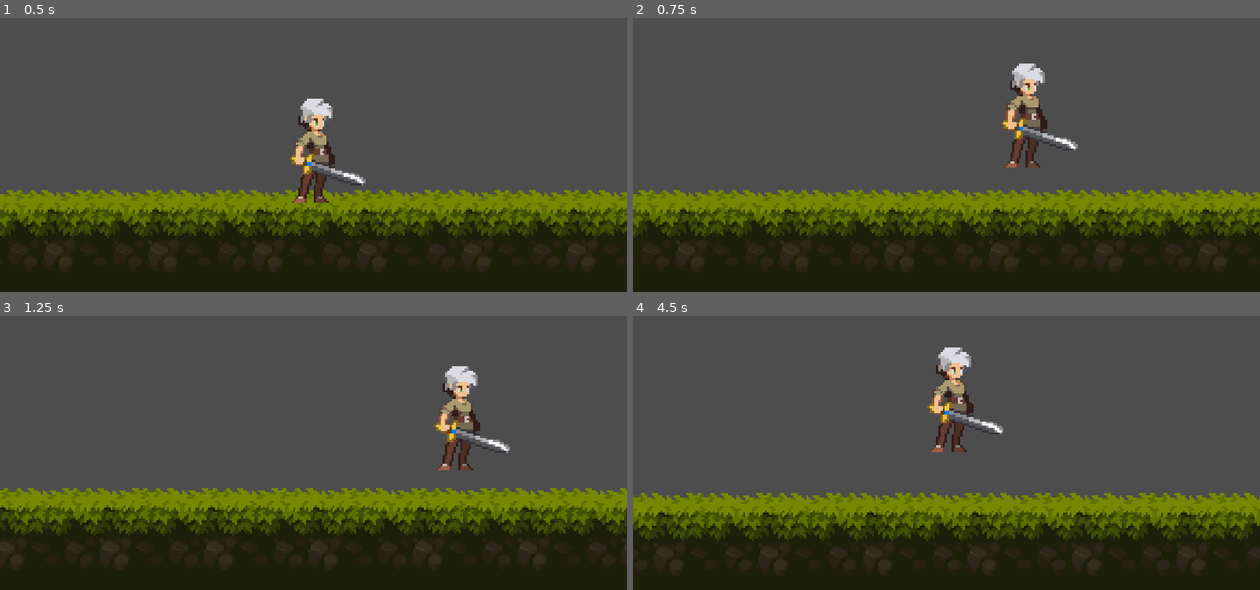
Above: before the commit, frames 1-4 (two rows, left to right).
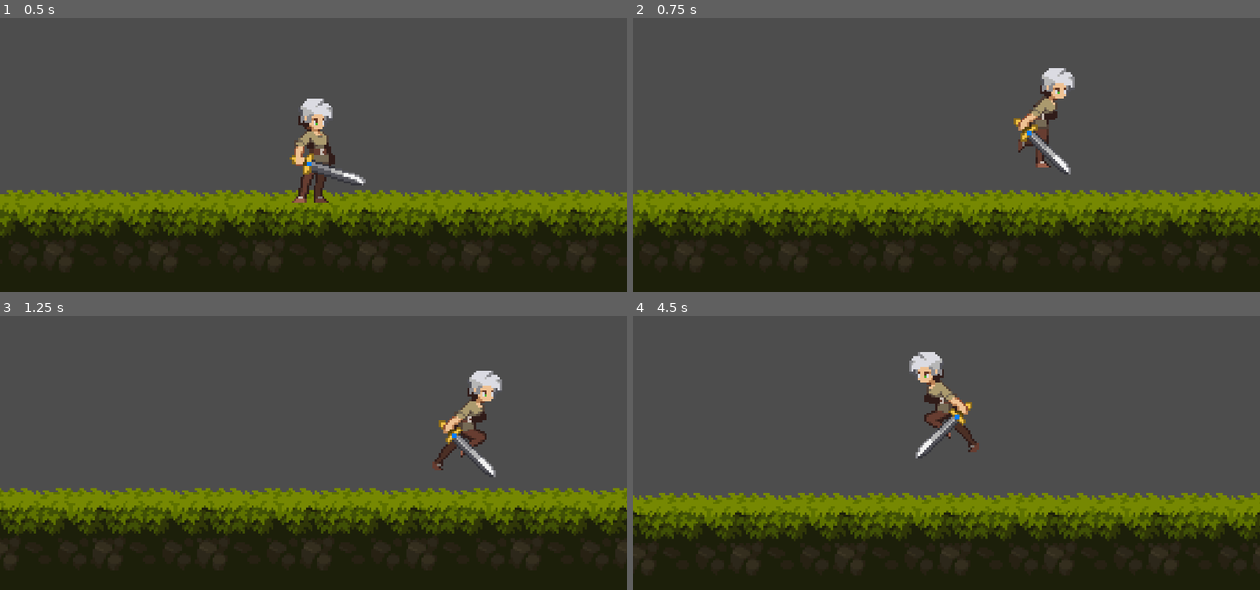
Above: after the commit, the same moments.

Repository: omkarshinde7613/Gloomwood-Gauntlet
Game: Godot game, scene res://levels/test_level.tscn
Two runs of this game, one before a commit and one after it. Both use one fixed random seed, a clock stepped at 60 frames per second and the inputs below.
Inputs:
- Up to frame 1 (0.5 s): no input
- Up to frame 2 (0.75 s): tap Enter at 0.5 s; hold D (right) from 0.53 s (still down); tap Space (jump) at 0.6 s
- Up to frame 3 (1.25 s): keep holding D (right); tap Space (jump) at 0.77, 1.07 s
- Up to frame 4 (4.5 s): tap Alt at 1.35, 3.6 s; tap Space (jump) at 1.52, 1.55, 1.82, 2.3, 2.85, 3.02, 3.32, 3.77, 3.8, 4.07 s; release D (right) at 2.03 s; hold A (left) 2.03-2.78 s; tap Shift at 2.1, 4.35 s; hold D (right) 2.78-4.28 s; hold A (left) from 4.28 s (still down)

Frame 1 is identical in both runs. In frame 2, 5.3% of the frame differs, in the area x 0-100%, y 16-85%; in frame 3, 9.5%; in frame 4, 10%, in the area x 0-100%, y 11-88%.

Commit message:
add CharacterStateMachine

Diff:
--- /dev/null
+++ b/Character/CharacterStateMachine.gd
@@ -0,0 +1 @@
+extends Node
--- a/Character/player.gd
+++ b/Character/player.gd
@@ -4,7 +4,7 @@
 @export var jump_velocity : float = -150.0
 @export var double_jump_velocity : float = -100
 
-@onready var animated_sprite : AnimatedSprite2D = $AnimatedSprite2D
+@onready var sprite : Sprite2D = $Sprite2D
 @onready var animation_tree : AnimationTree = $AnimationTree
 
 
@@ -45,7 +45,7 @@
 	# As good practice, you should replace UI actions with custom gameplay actions.
 	direction = Input.get_vector("left", "right", "up", "down")
 
-	if direction.x != 0 && animated_sprite.animation != "jump_end":
+	if direction.x != 0:
 		velocity.x = direction.x * speed
 	else:
 		velocity.x = move_toward(velocity.x, 0, speed)
@@ -55,36 +55,38 @@
 	update_facing_direction()
 
 func update_animation():
-	if not animation_locked:
-		if not is_on_floor():
-			animated_sprite.play("jump_loop")
-		else:
-			if direction.x != 0:
-				animated_sprite.play("run")
-			else:
-				animated_sprite.play("idle")
+	animation_tree.set("parameters/Move/blend_position", direction.x)
+
+	#if not animation_locked:
+		#if not is_on_floor():
+			#animated_sprite.play("jump_loop")
+		#else:
+			#if direction.x != 0:
+				#animated_sprite.play("run")
+			#else:
+				#animated_sprite.play("idle")
 
 func update_facing_direction():
 	if direction.x > 0:
-		animated_sprite.flip_h = false
+		sprite.flip_h = false
 	elif direction.x < 0:
-		animated_sprite.flip_h = true
+		sprite.flip_h = true
 
 func jump():
 	velocity.y = jump_velocity
-	animated_sprite.play("jump_start")
+	#animated_sprite.play("jump_start")
 	animation_locked = true
 
 func double_jump():
 	velocity.y = double_jump_velocity
-	animated_sprite.play("jump_double")
+	#animated_sprite.play("jump_double")
 	animation_locked = true
 	has_double_jumped = true
 
 func land():
-	animated_sprite.play("jump_end")
+	#animated_sprite.play("jump_end")
 	animation_locked = true
 
-func _on_animated_sprite_2d_animation_finished():
-	if(["jump_end", "jump_start", "jump_double"].has(animated_sprite.animation)):
-		animation_locked = false
+#func _on_animated_sprite_2d_animation_finished():
+	#if(["jump_end", "jump_start", "jump_double"].has(animated_sprite.animation)):
+		#animation_locked = false
--- a/Character/player.tscn
+++ b/Character/player.tscn
@@ -6,6 +6,7 @@
 [ext_resource type="Texture2D" uid="uid://barldnotfmbod" path="res://Legacy-Fantasy - High Forest 2.3/Character/Jump-Start/Jump-Start-Sheet.png" id="4_cyipv"]
 [ext_resource type="Texture2D" uid="uid://bvbhu1jjeu68c" path="res://Legacy-Fantasy - High Forest 2.3/Character/Jumlp-All/Jump-All-Sheet.png" id="5_76vsb"]
 [ext_resource type="Texture2D" uid="uid://c0apfcibdma4b" path="res://Legacy-Fantasy - High Forest 2.3/Character/Run/Run-Sheet.png" id="6_crn8y"]
+[ext_resource type="Script" uid="uid://das6xmsd7apeq" path="res://Character/CharacterStateMachine.gd" id="7_cyipv"]
 
 [sub_resource type="AtlasTexture" id="AtlasTexture_8qfpo"]
 atlas = ExtResource("1_6ele1")
@@ -479,4 +480,7 @@
 anim_player = NodePath("../AnimationPlayer")
 parameters/Move/blend_position = 0.025
 
+[node name="CharacterStateMachine" type="Node" parent="."]
+script = ExtResource("7_cyipv")
+
 [connection signal="animation_finished" from="AnimatedSprite2D" to="." method="_on_animated_sprite_2d_animation_finished"]
Not shown, added: Character/CharacterStateMachine.gd.uid
Not shown: 1 places in Character/player.tscn that only renumber resources
